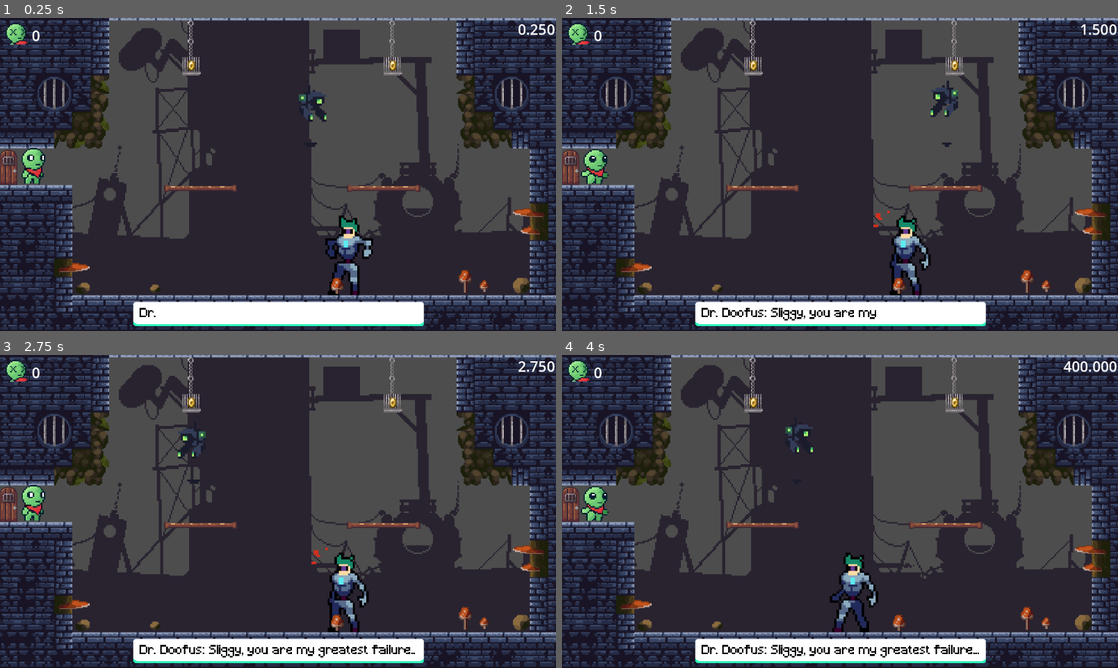
Above: before the commit, frames 1-4 (two rows, left to right).
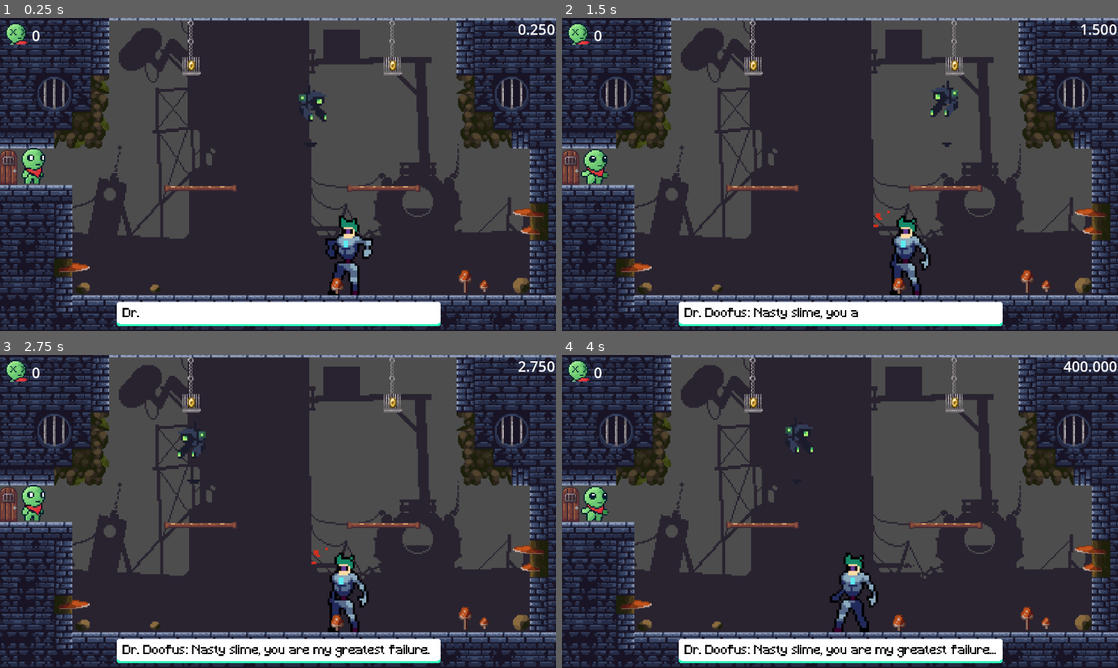
Above: after the commit, the same moments.

Repository: Jeric-Tan/Sliggy
Game: Godot game, scene res://levels/level_5.tscn
The game is run twice, just before and just after one commit, with the same random seed, the same clock (stepped at 60 frames per second) and the same inputs. This scene is started directly instead of the project's main scene.
Inputs (mouse positions are in pixels of both pictures, inside the frame that each line leads up to):
- Up to frame 1 (0.25 s): no input
- Up to frame 2 (1.5 s): move the mouse to (962, 158) at 0.52 s; hold Right (right) from 0.53 s (still down); tap C (clear) at 0.6, 1.35 s; tap Up (jump) at 0.77 s; move the mouse to (728, 190) at 1.27 s
- Up to frame 3 (2.75 s): tap Up (jump) at 1.52 s; move the mouse to (333, 442) at 2.02 s; release Right (right) at 2.03 s; hold Left (left) from 2.03 s (still down); tap C (clear) at 2.1 s
- Up to frame 4 (4 s): move the mouse to (812, 574) at 2.77 s; release Left (left) at 2.78 s; hold Right (right) from 2.78 s (still down); tap C (clear) at 2.85, 3.6 s; tap Up (jump) at 3.02, 3.77 s; move the mouse to (1006, 558) at 3.52 s

The runs differ from the first frame. In frame 1, 0.5% of the frame differs, in the area x 21-80%, y 90-99%; in frame 2, 1.1%; in frame 3, 1.4%; in frame 4, 1.4%.

Commit message:
dialogue tweak, hp back to 3

Diff:
--- a/levels/level_5.tscn
+++ b/levels/level_5.tscn
@@ -423,7 +423,6 @@
 collision_layer = 2
 collision_mask = 2
 script = ExtResource("3_ts2mo")
-hp = 1
 
 [node name="AnimatedSprite2D" type="AnimatedSprite2D" parent="level_holder/dr_doofus"]
 position = Vector2(1, -22)
--- a/scripts/dr_doofus.gd
+++ b/scripts/dr_doofus.gd
@@ -6,10 +6,10 @@
 const DASH_DIST = 200
 
 const lines: Array[String] = [
-	"Dr. Doofus: Sliggy, you are my greatest failure...",
+	"Dr. Doofus: Nasty slime, you are my greatest failure...",
 	"Dr. Doofus: Keep your blocks out of my face!",
 	"Dr. Doofus: You won't get so lucky again.",
-	"Dr. Doofus: Stop now, or you'll regret it!",
+	"Dr. Doofus: Stop this Sliggy, or you'll regret it!",
 	"Dr. Doofus: With this treasure, I summon thee..."
 ]
 
